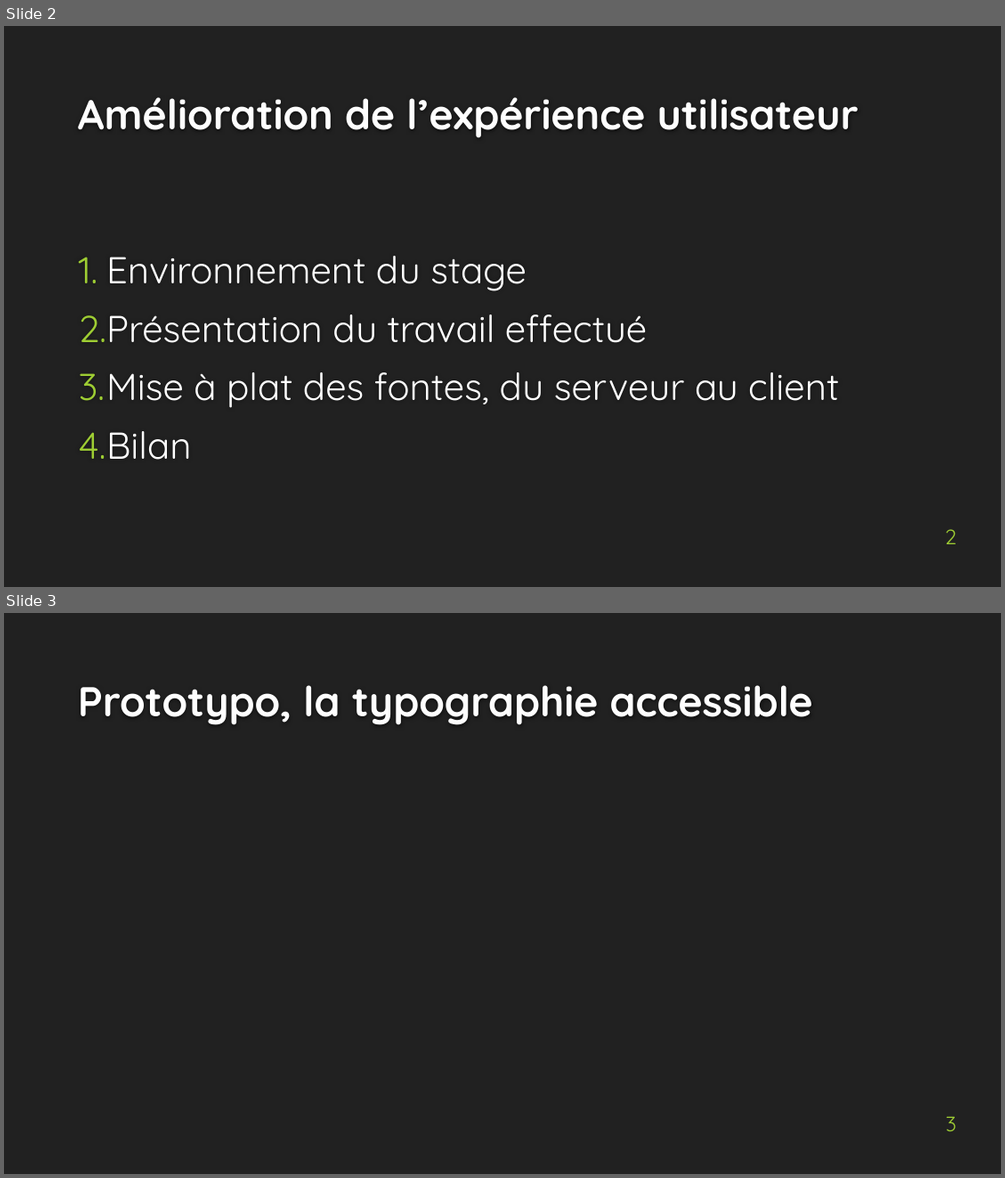
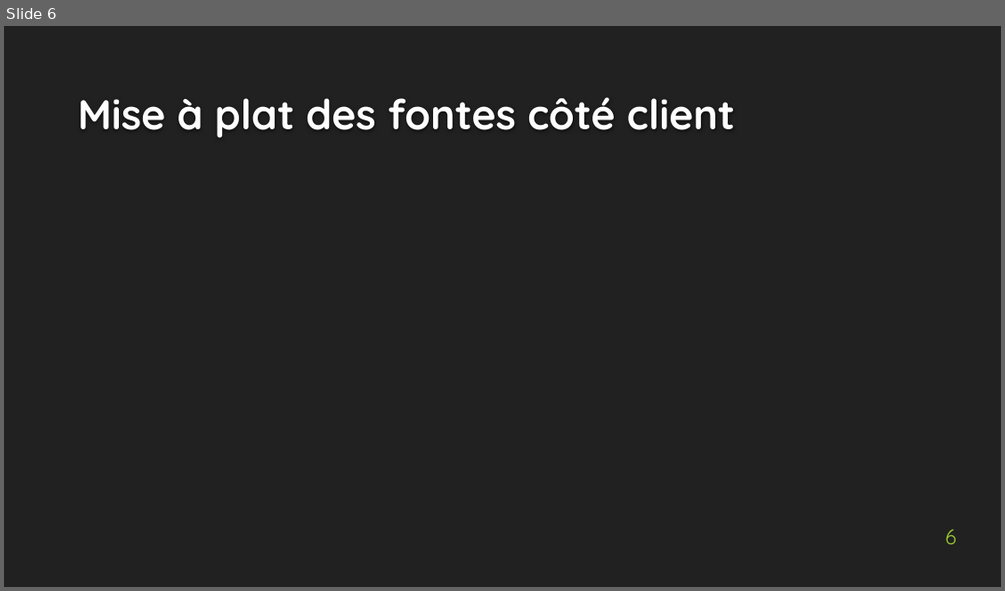
Before and after one commit to MartinBolot/Cours-IUT-Lyon1, a slide deck: Stage/Soutenance/presentation_soutenance.pptx. Shown one above the other, each under a label of ours: slides 2 and 3 before the commit, slide 6 after it. The pictures are 1005x1178 and 1005x591 pixels, drawn with LibreOffice and Linux fonts; fonts in the diff are those of the drawing; background and template pictures are left out. Boxes give left, top, right and bottom in pixels: in the first picture for what was removed or moved away, otherwise in the second. Text is boxed around its words. In the diff, an @@ line names an element or a change of style, - is before the commit and + after.

```diff
--- a/Stage/Soutenance/presentation_soutenance.pptx
+++ b/Stage/Soutenance/presentation_soutenance.pptx
@@ slide 3 removed at [4,613,1001,1174], background #212121 @@
@@ title removed at [78,685,813,725] @@
-Prototypo, la typographie accessible
@@ page number removed at [946,1116,956,1131] @@
-3
@@ what was slide 2 is now slide 6 @@
@@ slide 6 changed as well @@
@@ title at [78,97,735,138]: text changed @@
-Amélioration de l’expérience utilisateur
+Mise à plat des fontes côté client
@@ text removed at [79,256,839,459] @@
-1. Environnement du stage
-2. Présentation du travail effectué
-3. Mise à plat des fontes, du serveur au client
-4. Bilan
@@ page number at [945,529,956,544]: text changed @@
-2
+6
```
Also in this commit, not shown: 1 other slide changed, 6 slides added, 3 other files.
